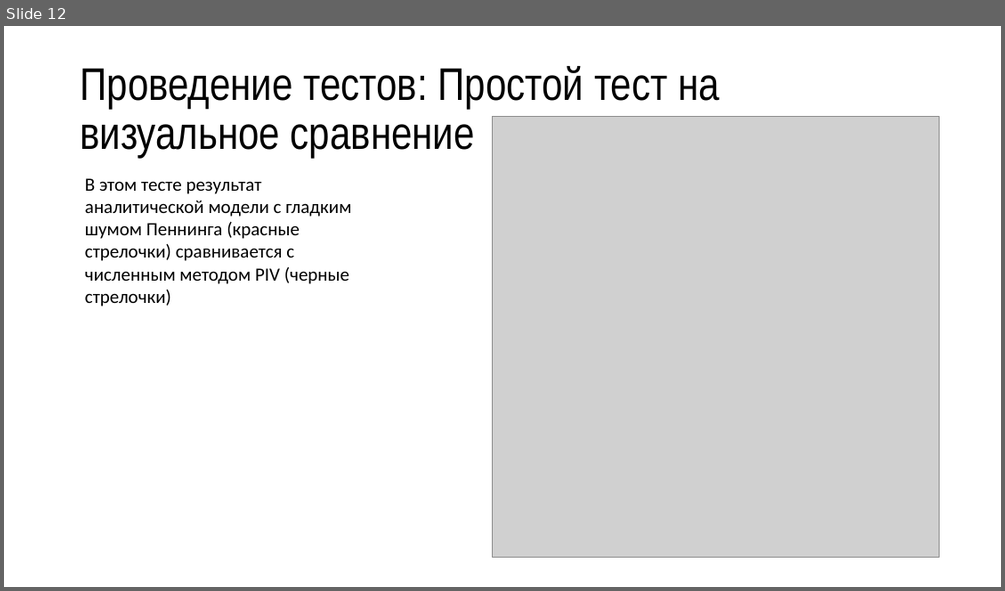
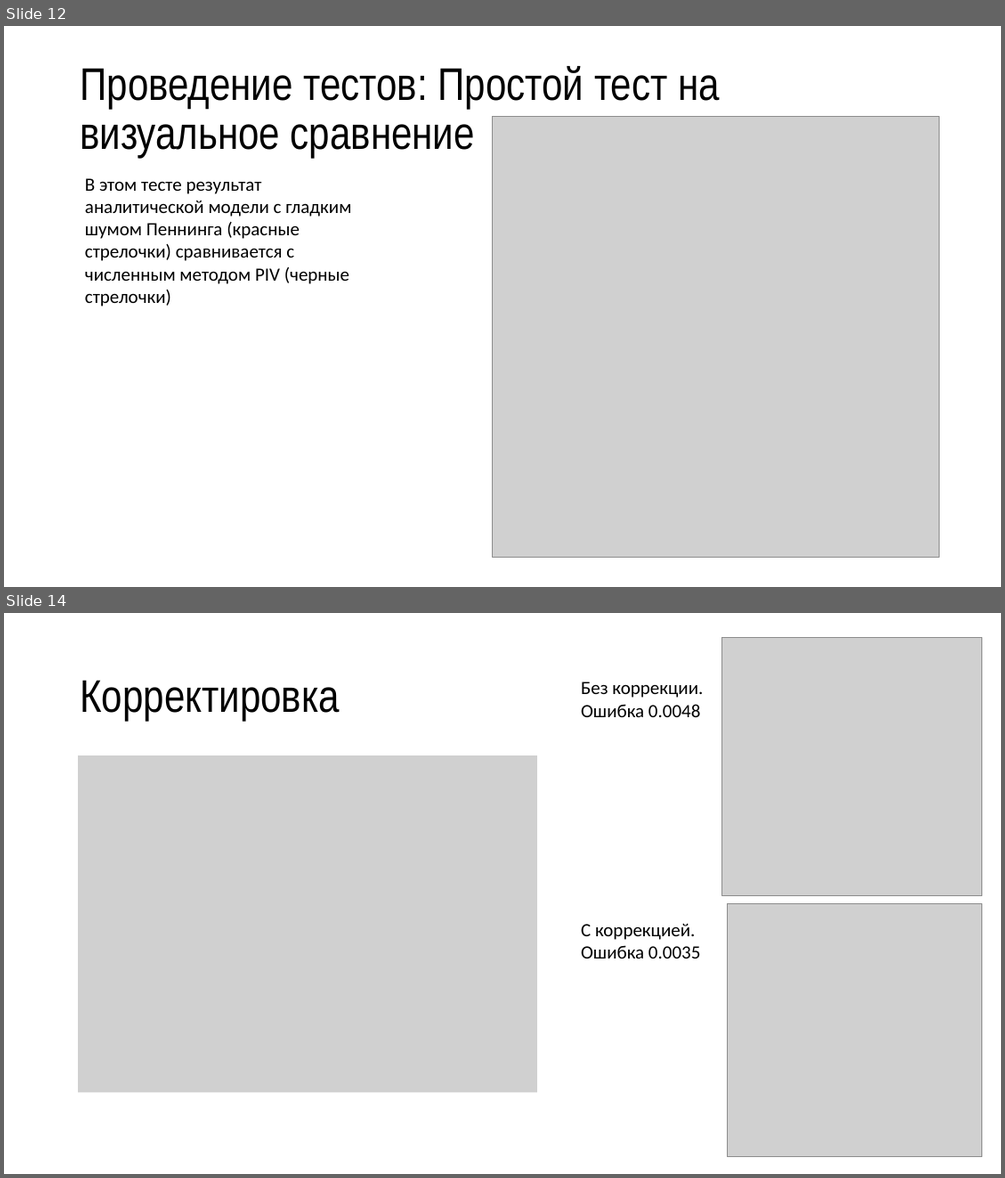
Before and after one commit to PavlovEgor/testPIV, a slide deck: doc/presentation_ru.pptx. Shown one above the other, each under a label of ours: slide 12 before the commit, slides 12 and 14 after it; the slides between them are not shown. The pictures are 1005x591 and 1005x1178 pixels, drawn with LibreOffice and Linux fonts; fonts in the diff are those of the drawing; grey boxes stand for pictures. Boxes give left, top, right and bottom in pixels: in the first picture for what was removed or moved away, otherwise in the second. Text is boxed around its words. In the diff, an @@ line names an element or a change of style, - is before the commit and + after.

```diff
--- a/doc/presentation_ru.pptx
+++ b/doc/presentation_ru.pptx
@@ slide 14 added at (4,613,1001,1174), background #FFFFFF @@
@@ picture added at (722,638,982,895) @@
@@ title added at (80,680,340,721), 44 pt, text #000000 @@
+Корректировка
@@ text added at (581,682,703,717), 18 pt, text #000000 @@
+Без коррекции.
+Ошибка 0.0048
@@ picture added at (78,755,537,1093) @@
@@ picture added at (727,904,982,1157) @@
@@ text added at (581,923,700,958), 18 pt, text #000000 @@
+С коррекцией.
+Ошибка 0.0035
```
Also in this commit, not shown: 1 slide changed, 3 other files.
